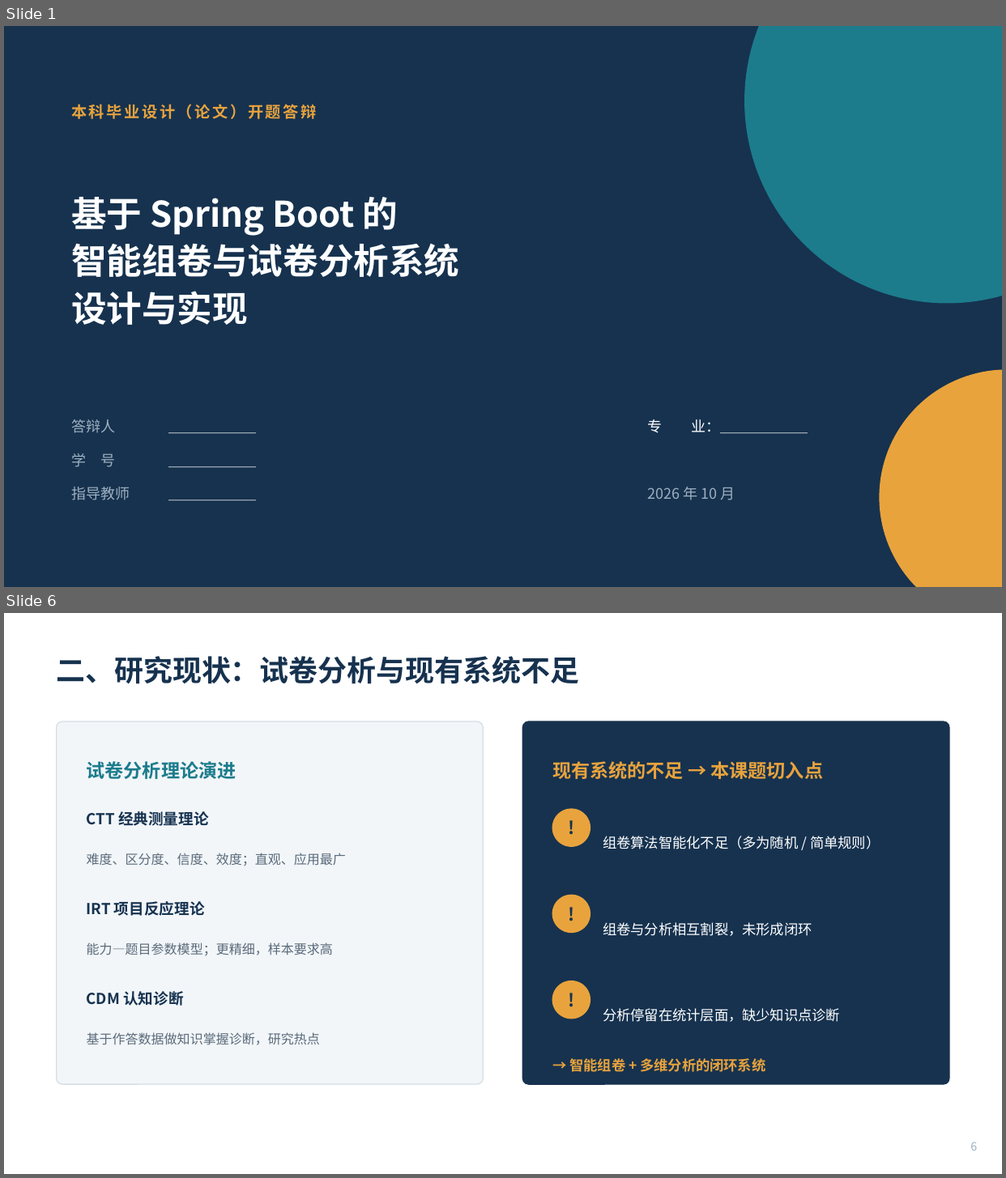
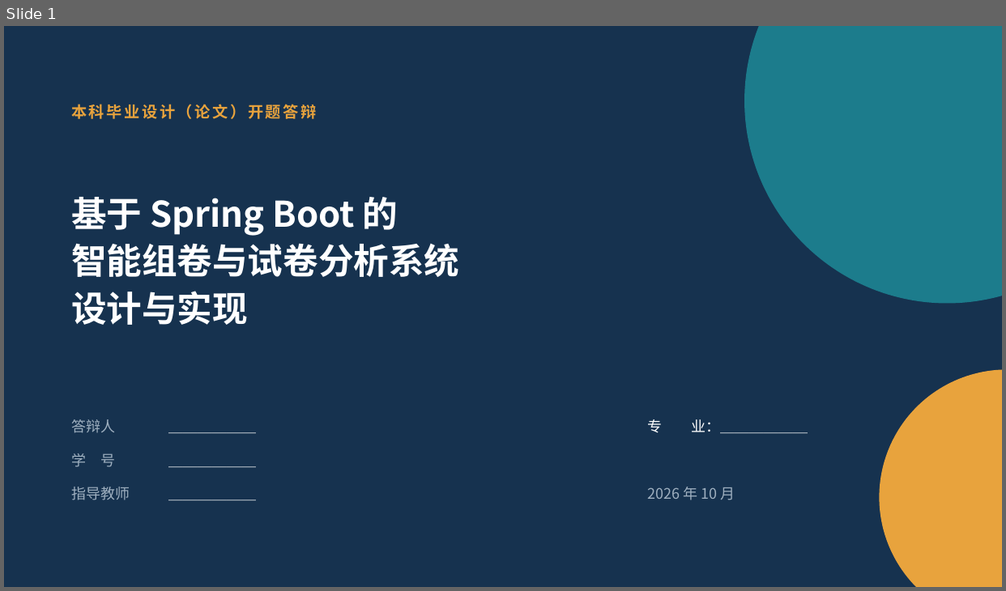
Before and after one commit to esneighbour9/Intelligent-Test-Paper-Generation-and-Analysis, a slide deck: docs/08-答辩/开题答辩.pptx. Shown one above the other, each under a label of ours: slides 1 and 6 before the commit, slide 1 after it; the slides between them are not shown. The pictures are 1006x1178 and 1006x591 pixels, drawn with LibreOffice and Linux fonts; fonts in the diff are those of the drawing. Boxes give left, top, right and bottom in pixels: in the first picture for what was removed or moved away, otherwise in the second. Text is boxed around its words. In the diff, an @@ line names an element or a change of style, - is before the commit and + after.

Commit message:
docs(答辩): 开题答辩 PPT 与讲稿改为学校要求的 5 板块、约 4 分钟
- 内容重构为：研究背景 / 研究意义 / 拟解决的关键问题 / 采用的技术方法 / 预期效果
- 陈述时长压缩至约 4 分 15 秒（要求 3—5 分钟）
- PPT 由 16 页精简为 8 页

```diff
--- a/docs/08-答辩/开题答辩.pptx
+++ b/docs/08-答辩/开题答辩.pptx
@@ slide 6 removed at bbox=[4, 613, 1002, 1174], background #FFFFFF @@
@@ text removed at bbox=[57, 656, 580, 684] @@
-二、研究现状：试卷分析与现有系统不足
@@ rounded rectangle removed at bbox=[57, 722, 484, 1084] @@
@@ rounded rectangle removed at bbox=[522, 722, 949, 1084] @@
@@ text removed at bbox=[87, 761, 236, 779] @@
-试卷分析理论演进
@@ text removed at bbox=[552, 761, 824, 779] @@
-现有系统的不足 → 本课题切入点
@@ text removed at bbox=[87, 811, 209, 826] @@
-CTT 经典测量理论
@@ ellipse removed at bbox=[552, 809, 590, 846] @@
@@ text removed at bbox=[552, 809, 590, 846] @@
-!
@@ text removed at bbox=[87, 853, 346, 867] @@
-难度、区分度、信度、效度；直观、应用最广
@@ text removed at bbox=[603, 836, 880, 850] @@
-组卷算法智能化不足（多为随机 / 简单规则）
@@ text removed at bbox=[87, 901, 205, 916] @@
-IRT 项目反应理论
@@ ellipse removed at bbox=[552, 895, 590, 933] @@
@@ text removed at bbox=[552, 895, 590, 933] @@
-!
@@ text removed at bbox=[603, 922, 812, 936] @@
-组卷与分析相互割裂，未形成闭环
@@ text removed at bbox=[87, 943, 333, 956] @@
-能力—题目参数模型；更精细，样本要求高
@@ text removed at bbox=[87, 991, 183, 1006] @@
-CDM 认知诊断
@@ ellipse removed at bbox=[552, 982, 590, 1019] @@
@@ text removed at bbox=[552, 982, 590, 1019] @@
-!
@@ text removed at bbox=[603, 1008, 840, 1022] @@
-分析停留在统计层面，缺少知识点诊断
@@ text removed at bbox=[87, 1033, 320, 1046] @@
-基于作答数据做知识掌握诊断，研究热点
@@ text removed at bbox=[569, 1059, 765, 1072] @@
-→ 智能组卷 + 多维分析的闭环系统
@@ text removed at bbox=[970, 1142, 977, 1151] @@
-6
```
Also in this commit, not shown: 5 slides changed, 1 slide added, 8 other slides removed, 1 other file.
